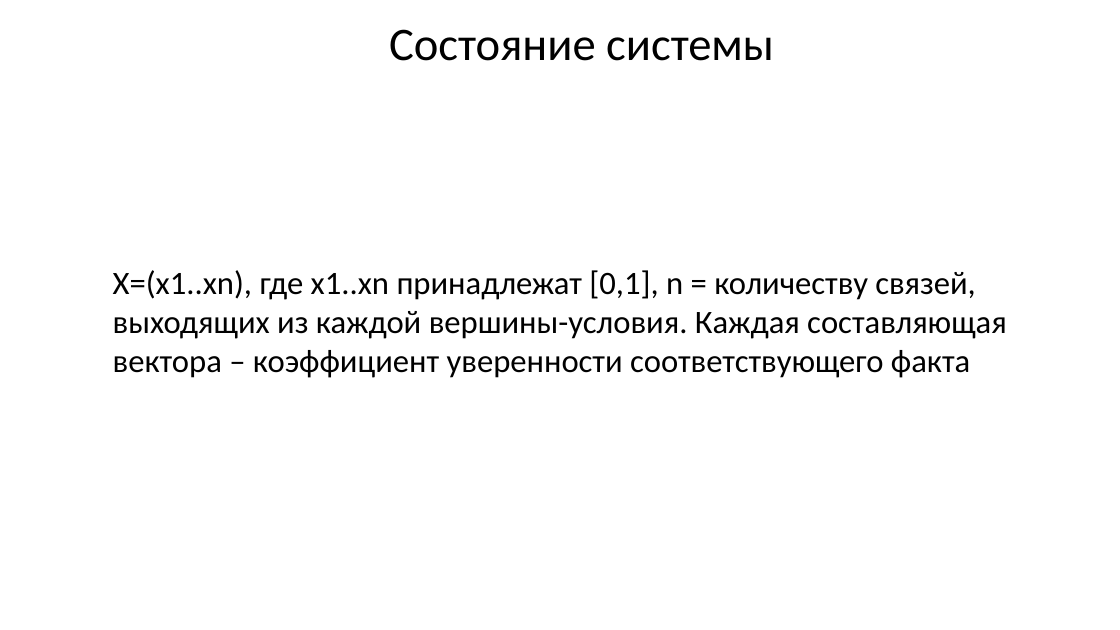
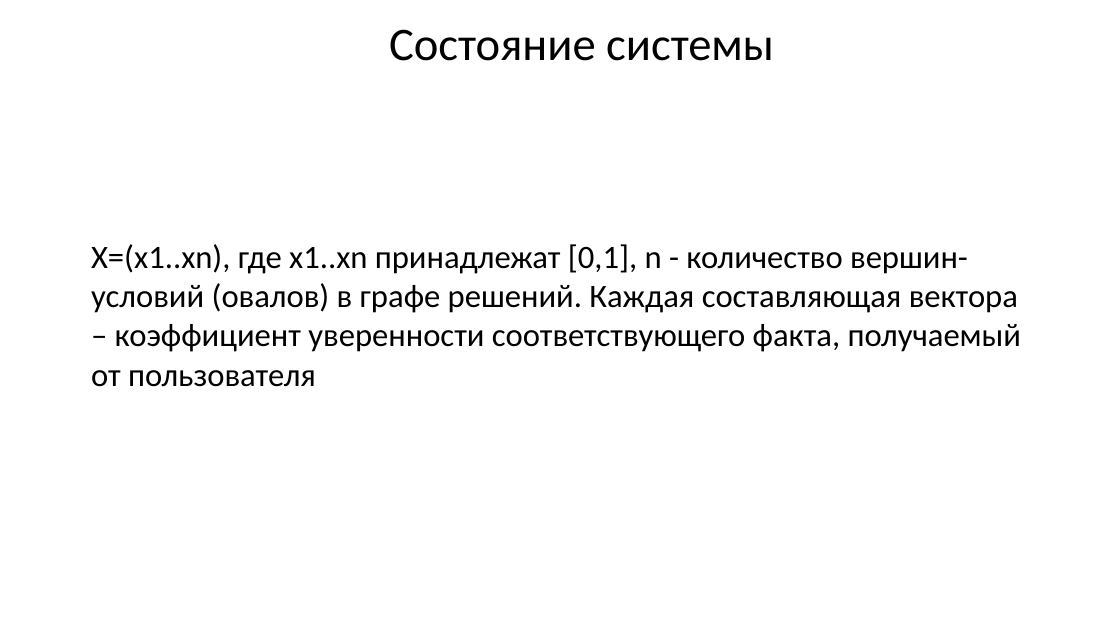
Before and after one commit to sevoster/hybrid-decision-making-system, a slide deck: slide 13 of docs/Синтетическая Презентация.pptx. Drawn at 1120x630 pixels with LibreOffice and Linux fonts; fonts in the diff are those of the drawing. Boxes give left, top, right and bottom in pixels: in the first picture for what was removed or moved away, otherwise in the second. Text is boxed around its words. In the diff, an @@ line names an element or a change of style, - is before the commit and + after.

```diff
--- a/docs/Синтетическая Презентация.pptx
+++ b/docs/Синтетическая Презентация.pptx
@@ text at (91, 244, 1021, 387): text changed @@
-X=(x1..xn), где x1..xn принадлежат [0,1], n = количеству связей, выходящих из каждой вершины-условия. Каждая составляющая вектора – коэффициент уверенности соответствующего факта
+X=(x1..xn), где x1..xn принадлежат [0,1], n - количество вершин-условий (овалов) в графе решений. Каждая составляющая вектора – коэффициент уверенности соответствующего факта, получаемый от пользователя
```
Also in this commit, not shown: 14 other slides changed, 9 slides added, 6 slides removed, 8 other files.
